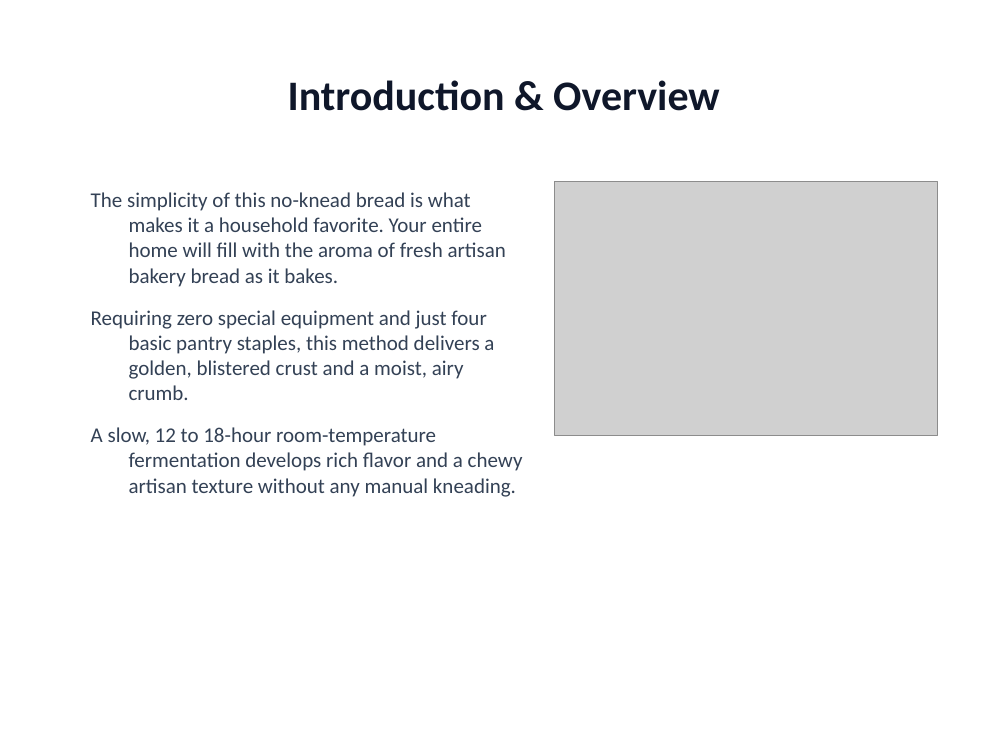
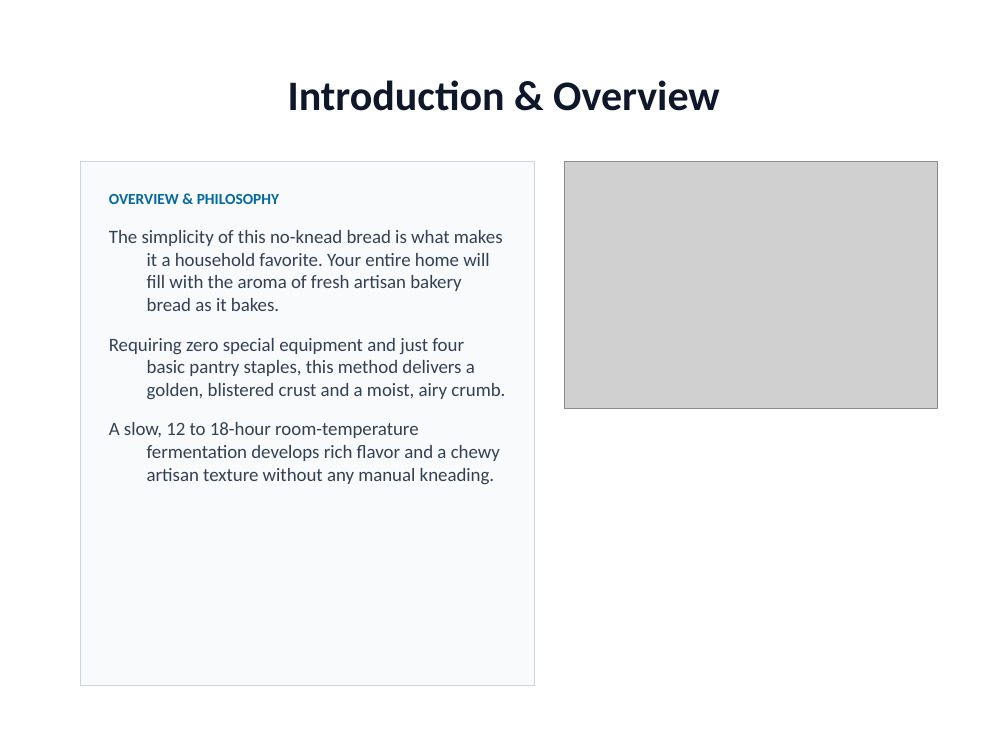
Before and after one commit to ThirstyHead/pptx-a11y, a slide deck: slide 2 of examples/No Knead Bread.pptx. Drawn at 1008x756 pixels with LibreOffice and Linux fonts; fonts in the diff are those of the drawing; grey boxes stand for pictures. Boxes give left, top, right and bottom in pixels: in the first picture for what was removed or moved away, otherwise in the second. Text is boxed around its words. In the diff, an @@ line names an element or a change of style, - is before the commit and + after.

```diff
--- a/examples/No Knead Bread.pptx
+++ b/examples/No Knead Bread.pptx
@@ text "OVERVIEW & PHILOSOPHY" resized from (x1=91, y1=192, x2=523, y2=497) to (x1=81, y1=161, x2=534, y2=685) @@
@@ text "OVERVIEW & PHILOSOPHY" at (x1=81, y1=161, x2=534, y2=685): fill none to #F8FAFC; outline none to #CBD5E1 1 pt @@
@@ picture resized from (x1=554, y1=181, x2=937, y2=435) to (x1=564, y1=161, x2=937, y2=408) @@
@@ text at (x1=109, y1=194, x2=279, y2=204): paragraph added @@
+OVERVIEW & PHILOSOPHY
@@ text at (x1=109, y1=230, x2=505, y2=485): size 15 to 13.5 pt @@
```
Also in this commit, not shown: 3 other slides changed, 2 other files.
